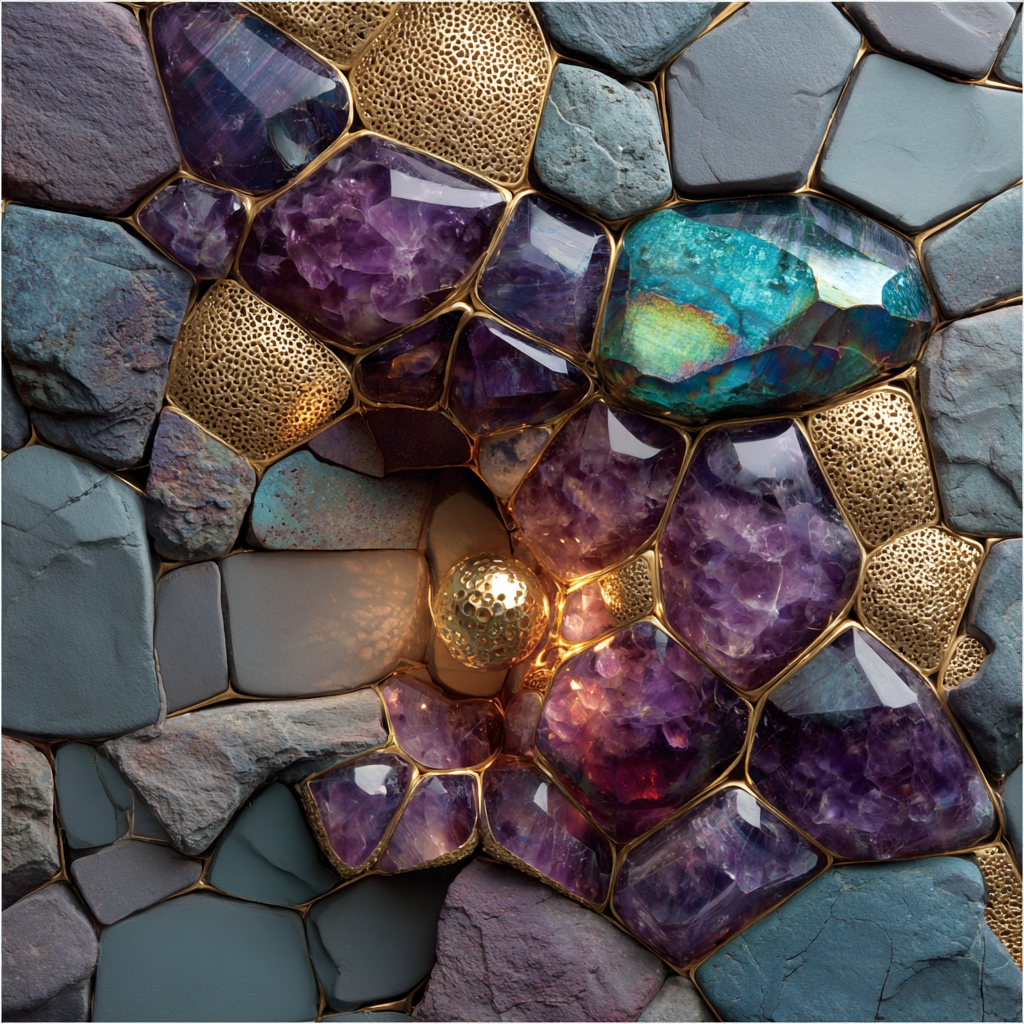
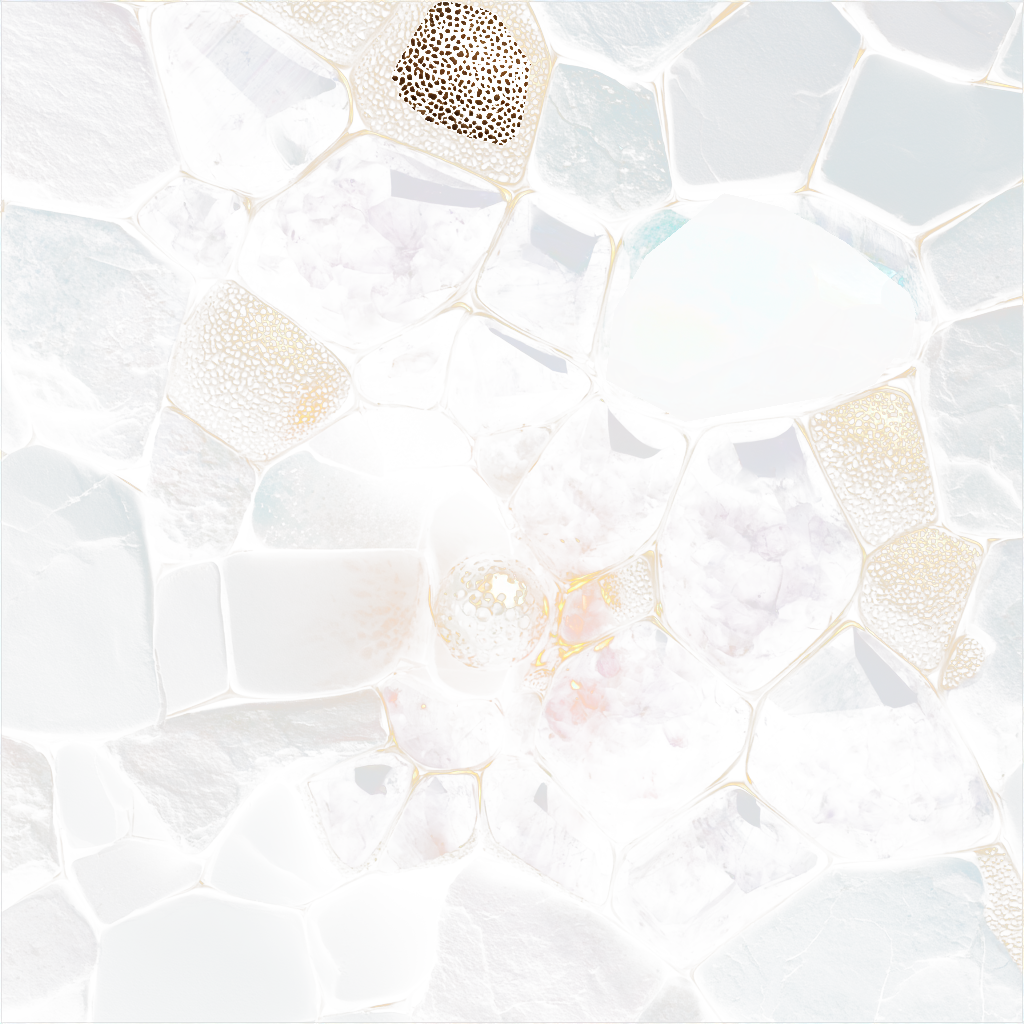
The second (1024, 1024) image is a revision of the first. Changes to its layers:
hid group "UVs" (2 layers) over (390, 1, 916, 422)
painted on "Layer 2", masked it over (0, 0, 1024, 1024)
hid group "MEO" (9 layers) over (0, 0, 1024, 1024)
painted on "M Mask" over (606, 193, 916, 422)